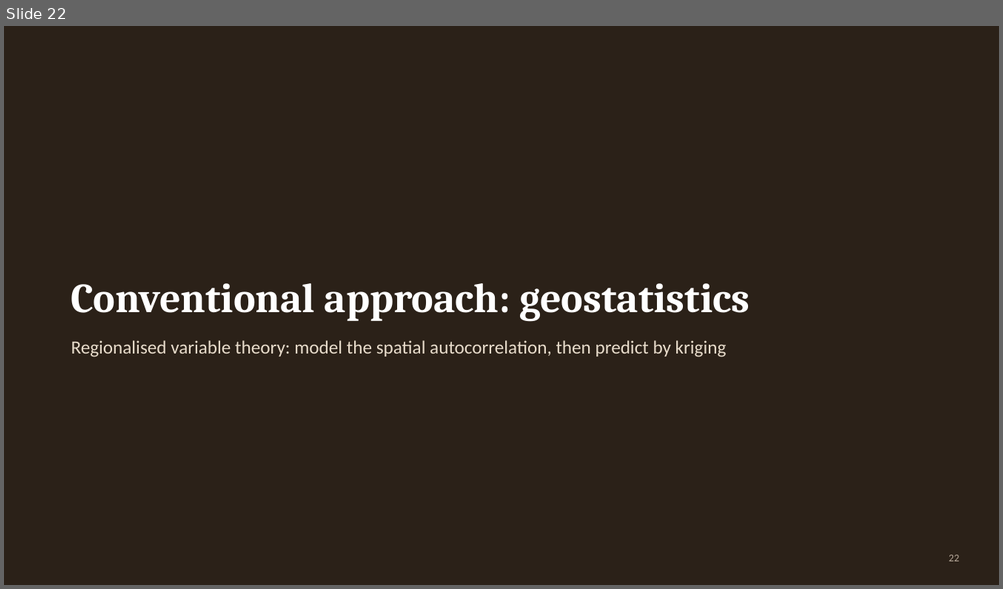
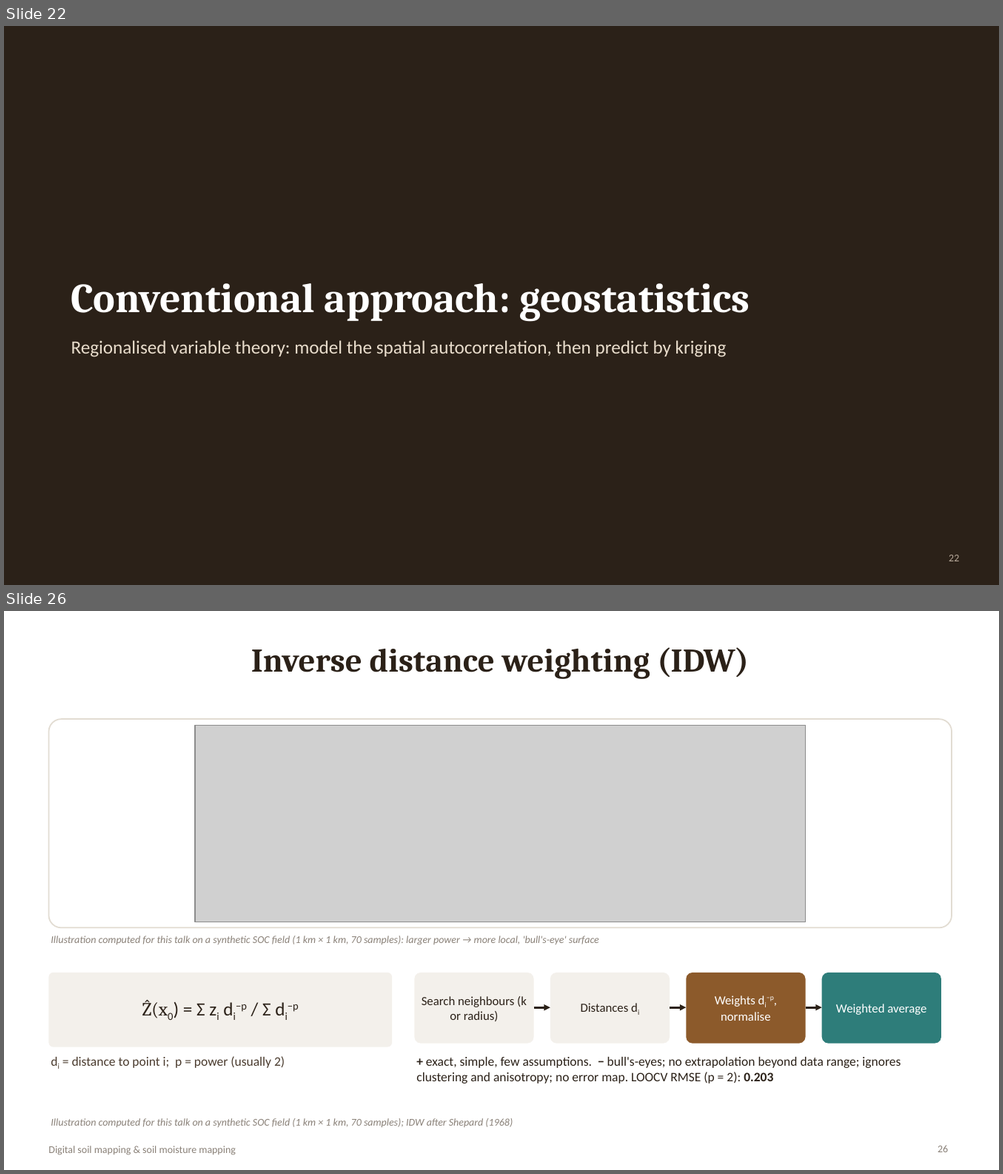
Before and after one commit to animesh270799-ctrl/meta, a slide deck: DSM_Soil_Moisture_Mapping.pptx. Shown one above the other, each under a label of ours: slide 22 before the commit, slides 22 and 26 after it; the slides between them are not shown. The pictures are 1003x589 and 1003x1174 pixels, drawn with LibreOffice and Linux fonts; fonts in the diff are those of the drawing; grey boxes stand for pictures. Boxes give left, top, right and bottom in pixels: in the first picture for what was removed or moved away, otherwise in the second. Text is boxed around its words. In the diff, an @@ line names an element or a change of style, - is before the commit and + after.

```diff
--- a/DSM_Soil_Moisture_Mapping.pptx
+++ b/DSM_Soil_Moisture_Mapping.pptx
@@ slide 26 added at [4, 611, 999, 1170], background #FFFFFF @@
@@ title added at [251, 647, 748, 679], 32 pt, text #2B2118, bold @@
+Inverse distance weighting (IDW)
@@ rounded rectangle added at [48, 719, 951, 928], fill #FFFFFF, outline #E2DCD2 1.25 pt @@
@@ picture added at [195, 725, 805, 922] @@
@@ text added at [51, 936, 599, 945], 10 pt, text #8A8178, italic @@
+Illustration computed for this talk on a synthetic SOC field (1 km × 1 km, 70 samples): larger power → more local, 'bull's-eye' surface
@@ rounded rectangle added at [48, 973, 392, 1048], fill #F3F0EB @@
@@ rounded rectangle added at [415, 973, 534, 1044], fill #F3F0EB, 12 pt, text #2B2118 @@
+Search neighbours (k or radius)
@@ rounded rectangle added at [550, 973, 669, 1044], fill #F3F0EB, 12 pt, text #2B2118 @@
+Distances di
@@ rounded rectangle added at [686, 973, 805, 1044], fill #8C5A2B, 12 pt, text #FFFFFF @@
+Weights di−p, normalise
@@ rounded rectangle added at [822, 973, 941, 1044], fill #2E7D7A, 12 pt, text #FFFFFF @@
+Weighted average
@@ text added at [142, 999, 299, 1020], 18 pt, text #2B2118 @@
+Ẑ(x0) = Σ zi di−p / Σ di−p
@@ arrow added from (534, 1008) to (550, 1008), #2B2118 2 pt @@
@@ arrow added from (669, 1008) to (686, 1008), #2B2118 2 pt @@
@@ arrow added from (805, 1008) to (822, 1008), #2B2118 2 pt @@
@@ text added at [72, 1056, 284, 1068], 12.5 pt, text #4A3B2E @@
+di = distance to point i; p = power (usually 2)
@@ text added at [416, 1057, 900, 1084], 12.5 pt, text #2B2118 @@
++ exact, simple, few assumptions. − bull's-eyes; no extrapolation beyond data range; ignores clustering and anisotropy; no error map. LOOCV RMSE (p = 2): 0.203
@@ text added at [51, 1119, 512, 1128], 10 pt, text #8A8178, italic @@
+Illustration computed for this talk on a synthetic SOC field (1 km × 1 km, 70 samples); IDW after Shepard (1968)
@@ text added at [48, 1146, 236, 1156], 10 pt, text #8A8178 @@
+Digital soil mapping & soil moisture mapping
@@ page number added at [937, 1145, 948, 1153], 10 pt, text #8A8178 @@
+26
```
Also in this commit, not shown: 1 slide changed, 13 other slides added.
